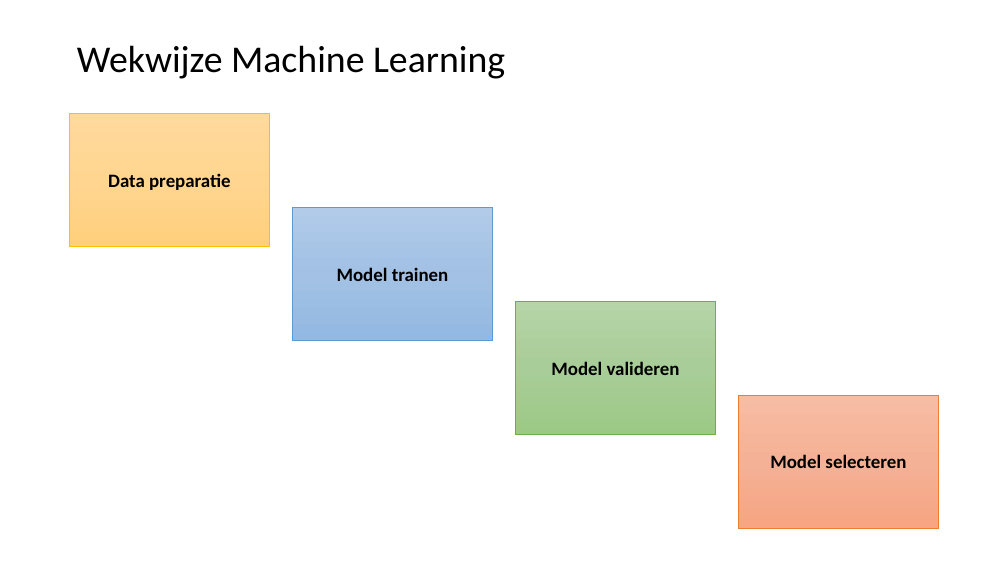
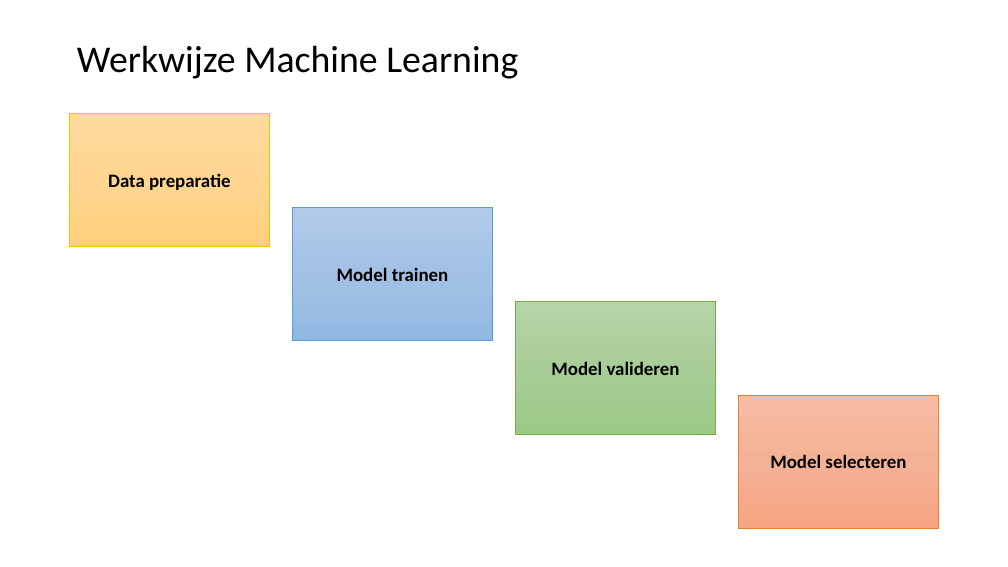
Before and after one commit to LFKoning/knowledge-sharing, a slide deck: slide 6 of python_course/4_scikit_learn/python_cursus_4.pptx. Drawn at 1008x567 pixels with LibreOffice and Linux fonts; fonts in the diff are those of the drawing. Boxes give left, top, right and bottom in pixels: in the first picture for what was removed or moved away, otherwise in the second. Text is boxed around its words. In the diff, an @@ line names an element or a change of style, - is before the commit and + after.

```diff
--- a/python_course/4_scikit_learn/python_cursus_4.pptx
+++ b/python_course/4_scikit_learn/python_cursus_4.pptx
@@ title at [77,45,518,79]: text changed @@
-Wekwijze Machine Learning
+Werkwijze Machine Learning
```
Also in this commit, not shown: 7 other slides changed.
